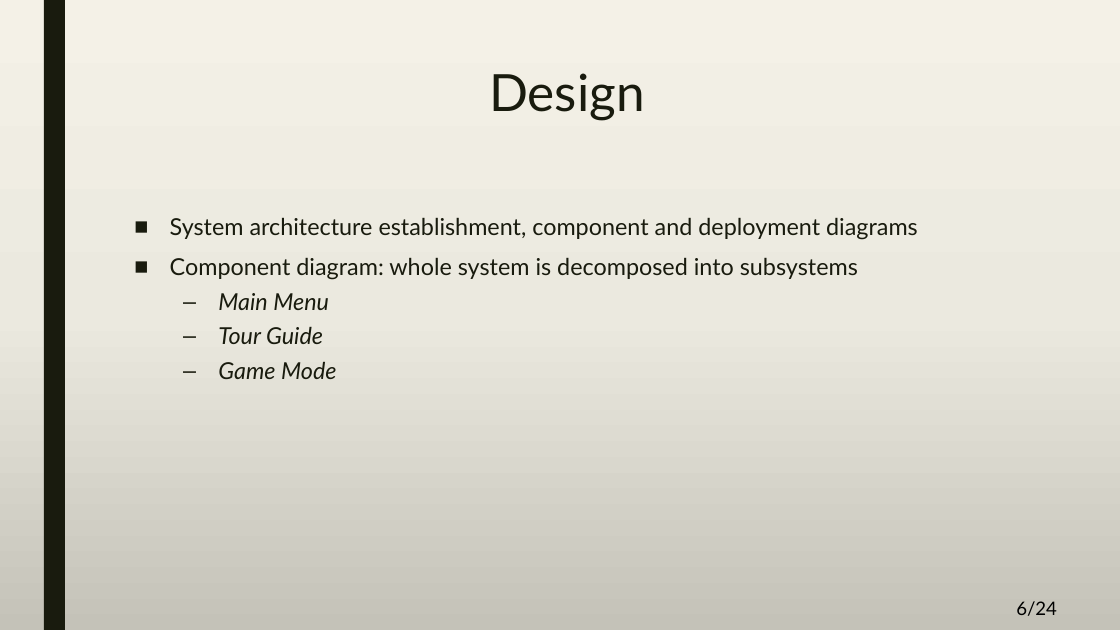
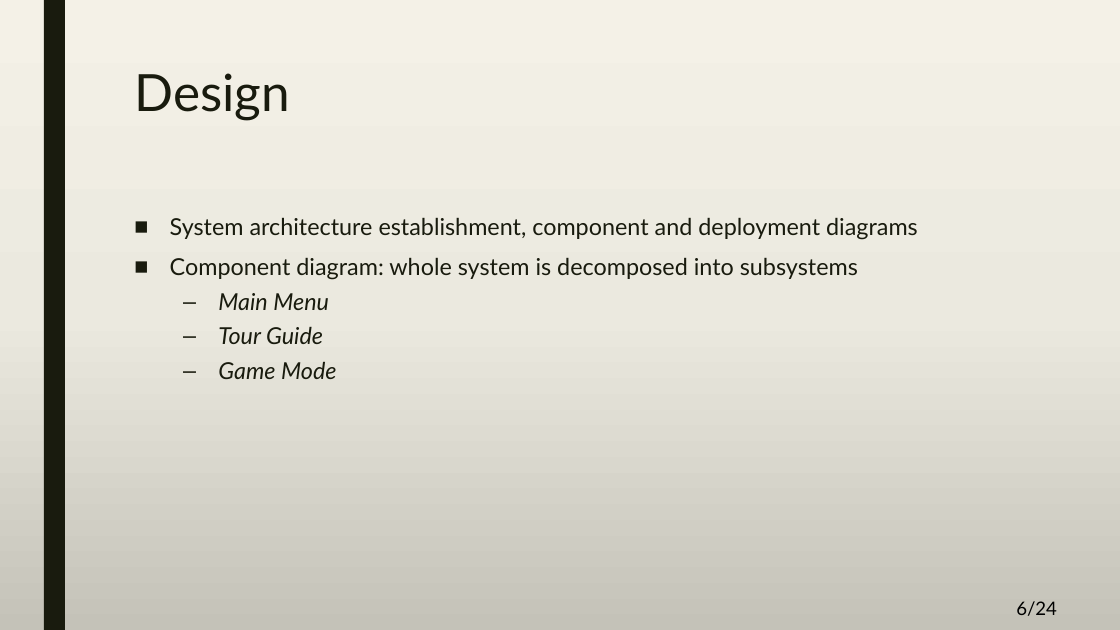
Before and after one commit to A-3li/Capstone, a slide deck: slide 6 of Final.pptx. Drawn at 1120x630 pixels with LibreOffice and Linux fonts; fonts in the diff are those of the drawing. Boxes give left, top, right and bottom in pixels: in the first picture for what was removed or moved away, otherwise in the second. Text is boxed around its words. In the diff, an @@ line names an element or a change of style, - is before the commit and + after.

```diff
--- a/Final.pptx
+++ b/Final.pptx
@@ title "Design" at (134, 73, 290, 120): alignment centre to left @@
```
Also in this commit, not shown: 7 other slides changed.
